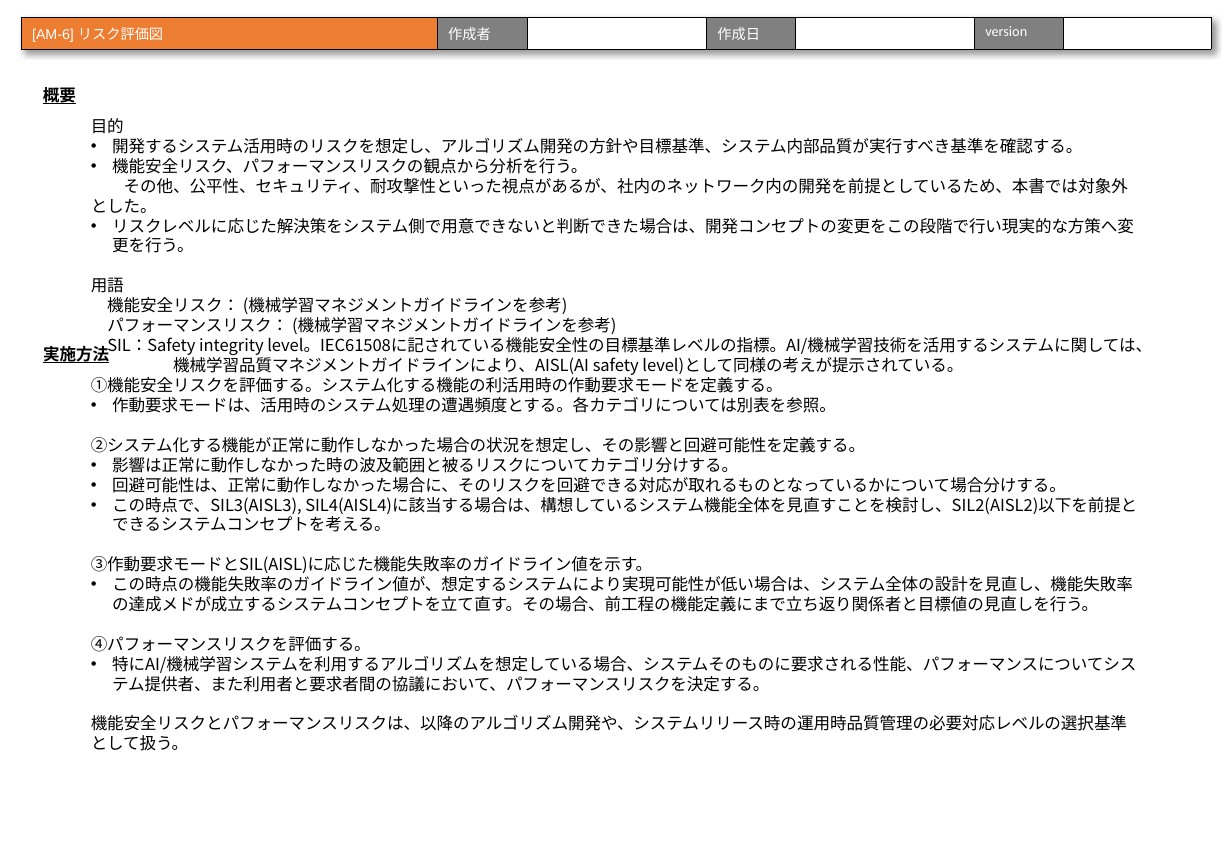
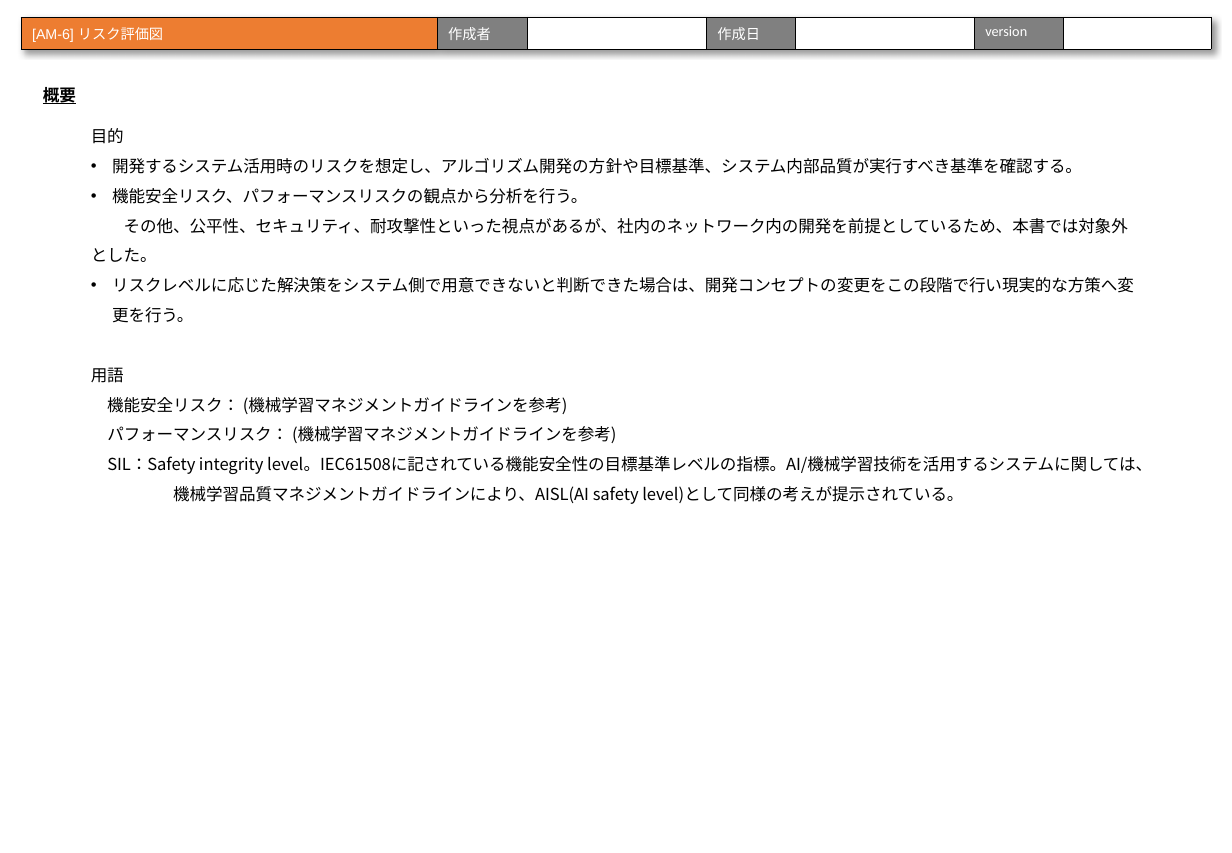
Before and after one commit to urayukitaka/Dev_process_paper, a slide deck: slide 67 of AI_sysytem_dev_process_study.pptx (slide 52 before the commit). Drawn at 1232x853 pixels with LibreOffice and Linux fonts; fonts in the diff are those of the drawing. Boxes give left, top, right and bottom in pixels: in the first picture for what was removed or moved away, otherwise in the second. Text is boxed around its words. In the diff, an @@ line names an element or a change of style, - is before the commit and + after.

```diff
--- a/AI_sysytem_dev_process_study.pptx
+++ b/AI_sysytem_dev_process_study.pptx
@@ text "目的" at (91, 128, 1152, 504): line spacing 1 to 1.5 @@
@@ text removed at (43, 346, 109, 363) @@
-実施方法
@@ text removed at (91, 377, 1137, 751) @@
-①機能安全リスクを評価する。システム化する機能の利活用時の作動要求モードを定義する。
-• 作動要求モードは、活用時のシステム処理の遭遇頻度とする。各カテゴリについては別表を参照。
-②システム化する機能が正常に動作しなかった場合の状況を想定し、その影響と回避可能性を定義する。
-• 影響は正常に動作しなかった時の波及範囲と被るリスクについてカテゴリ分けする。
-• 回避可能性は、正常に動作しなかった場合に、そのリスクを回避できる対応が取れるものとなっているかについて場合分けする。
-• この時点で、SIL3(AISL3), SIL4(AISL4)に該当する場合は、構想しているシステム機能全体を見直すことを検討し、SIL2(AISL2)以下を前提とできるシステムコンセプトを考える。
-③作動要求モードとSIL(AISL)に応じた機能失敗率のガイドライン値を示す。
-• この時点の機能失敗率のガイドライン値が、想定するシステムにより実現可能性が低い場合は、システム全体の設計を見直し、機能失敗率の達成メドが成立するシステムコンセプトを立て直す。その場合、前工程の機能定義にまで立ち返り関係者と目標値の見直しを行う。
-④パフォーマンスリスクを評価する。
-• 特にAI/機械学習システムを利用するアルゴリズムを想定している場合、システムそのものに要求される性能、パフォーマンスについてシステム提供者、また利用者と要求者間の協議において、パフォーマンスリスクを決定する。
-機能安全リスクとパフォーマンスリスクは、以降のアルゴリズム開発や、システムリリース時の運用時品質管理の必要対応レベルの選択基準として扱う。
```
Also in this commit, not shown: 41 other slides changed, 20 slides added, 1 other file.
